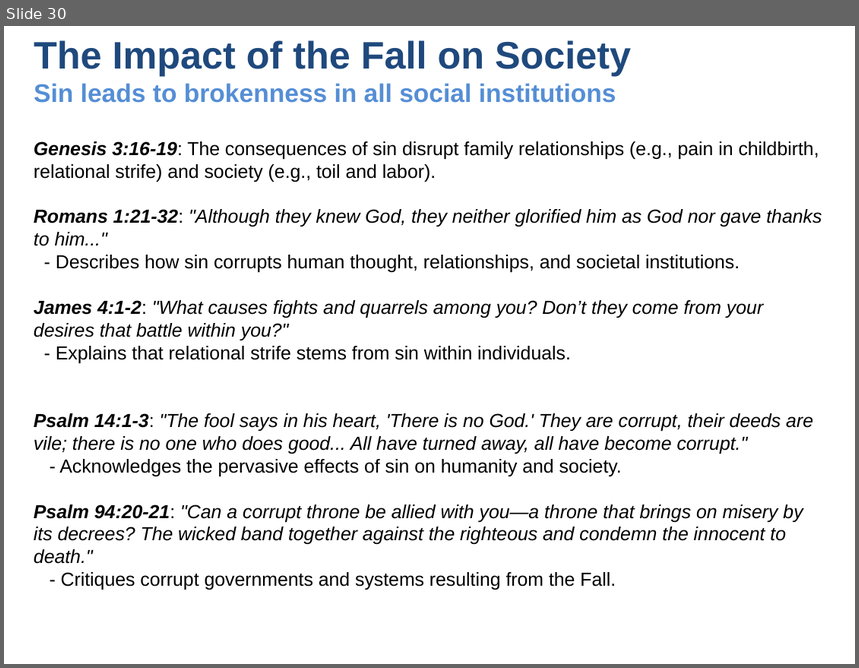
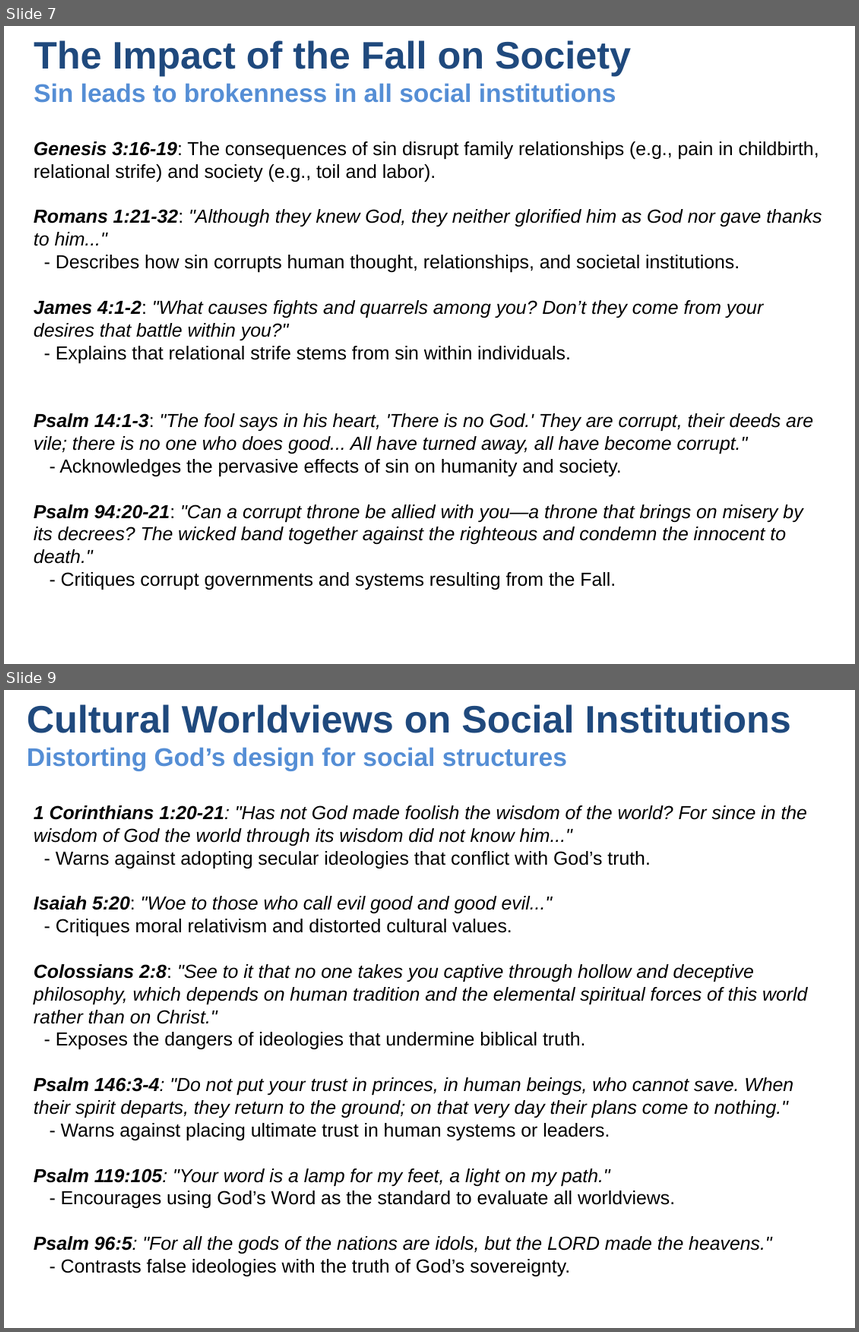
Before and after one commit to UsefulEngines/EvangelismPublic, a slide deck: 2024-Q4/2024-11-24/2024-11-24-Psalms.pptx. Shown one above the other, each under a label of ours: slide 30 before the commit, slides 7 and 9 after it; the slides between them are not shown. The pictures are 859x668 and 859x1332 pixels, drawn with LibreOffice and Linux fonts; fonts in the diff are those of the drawing. Boxes give left, top, right and bottom in pixels: in the first picture for what was removed or moved away, otherwise in the second. Text is boxed around its words. In the diff, an @@ line names an element or a change of style, - is before the commit and + after.

```diff
--- a/2024-Q4/2024-11-24/2024-11-24-Psalms.pptx
+++ b/2024-Q4/2024-11-24/2024-11-24-Psalms.pptx
@@ slide 9 added at (4, 690, 855, 1328), background #FFFFFF @@
@@ title added at (27, 704, 791, 771), 21.6 pt, text #558ED5, bold @@
+Cultural Worldviews on Social Institutions
+Distorting God’s design for social structures
@@ text added at (34, 806, 808, 1277), 16 pt, text #000000, italic @@
+1 Corinthians 1:20-21: "Has not God made foolish the wisdom of the world? For since in the wisdom of God the world through its wisdom did not know him..."
+- Warns against adopting secular ideologies that conflict with God’s truth.
+Isaiah 5:20: "Woe to those who call evil good and good evil..."
+- Critiques moral relativism and distorted cultural values.
+Colossians 2:8: "See to it that no one takes you captive through hollow and deceptive philosophy, which depends on human tradition and the elemental spiritual forces of this world rather than on Christ."
+- Exposes the dangers of ideologies that undermine biblical truth.
+Psalm 146:3-4: "Do not put your trust in princes, in human beings, who cannot save. When their spirit departs, they return to the ground; on that very day their plans come to nothing."
+- Warns against placing ultimate trust in human systems or leaders.
+Psalm 119:105: "Your word is a lamp for my feet, a light on my path."
+- Encourages using God’s Word as the standard to evaluate all worldviews.
+Psalm 96:5: "For all the gods of the nations are idols, but the LORD made the heavens."
+- Contrasts false ideologies with the truth of God’s sovereignty.
@@ what was slide 30 is now slide 7 @@
```
Also in this commit, not shown: 6 slides changed, 1 other slide added, 22 slides removed.
